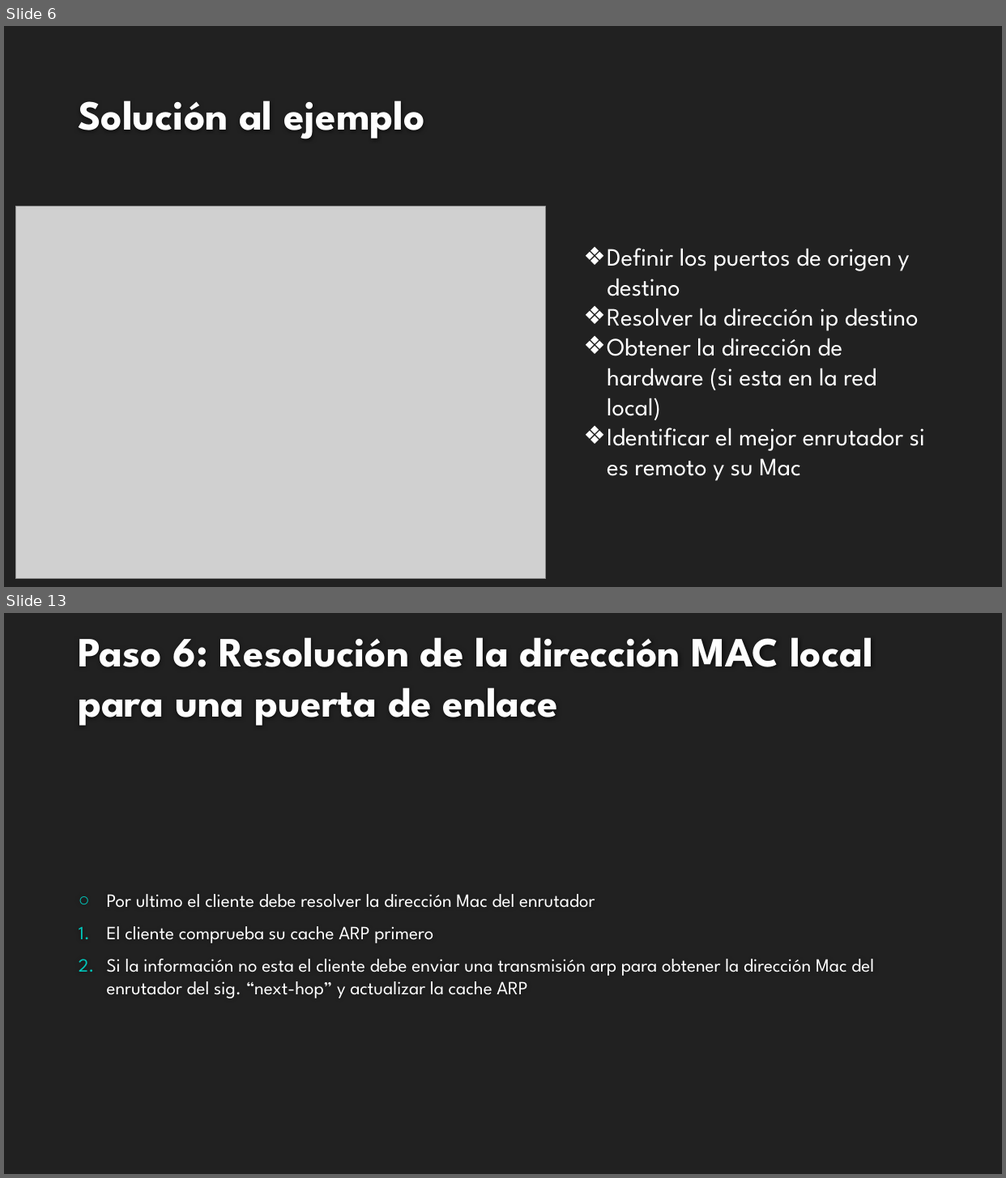
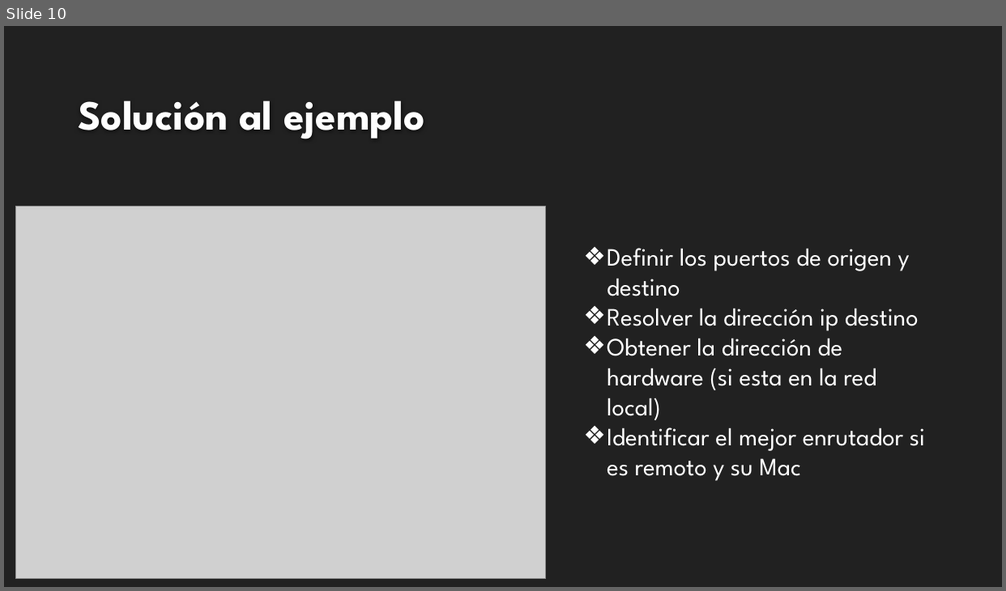
Before and after one commit to Omar-Vazquez-C/Tareas-Telecom, a slide deck: Presentacion Chapter 14 Vazquez Canto Andres.pptx. Shown one above the other, each under a label of ours: slides 6 and 13 before the commit, slide 10 after it; the slides between them are not shown. The pictures are 1006x1178 and 1006x591 pixels, drawn with LibreOffice and Linux fonts; fonts in the diff are those of the drawing; grey boxes stand for pictures; background and template pictures are left out. Boxes give left, top, right and bottom in pixels: in the first picture for what was removed or moved away, otherwise in the second. Text is boxed around its words. In the diff, an @@ line names an element or a change of style, - is before the commit and + after.

```diff
--- a/Presentacion Chapter 14 Vazquez Canto Andres.pptx
+++ b/Presentacion Chapter 14 Vazquez Canto Andres.pptx
@@ slide 13 removed at box(4, 613, 1002, 1174), background #212121 @@
@@ title removed at box(78, 637, 873, 726) @@
-Paso 6: Resolución de la dirección MAC local para una puerta de enlace
@@ text removed at box(107, 894, 874, 999) @@
-○ Por ultimo el cliente debe resolver la dirección Mac del enrutador
-1. El cliente comprueba su cache ARP primero
-2. Si la información no esta el cliente debe enviar una transmisión arp para obtener la dirección Mac del enrutador del sig. “next-hop” y actualizar la cache ARP
@@ what was slide 6 is now slide 10 @@
```
Also in this commit, not shown: 3 slides changed, 5 slides added, 8 other slides removed.
